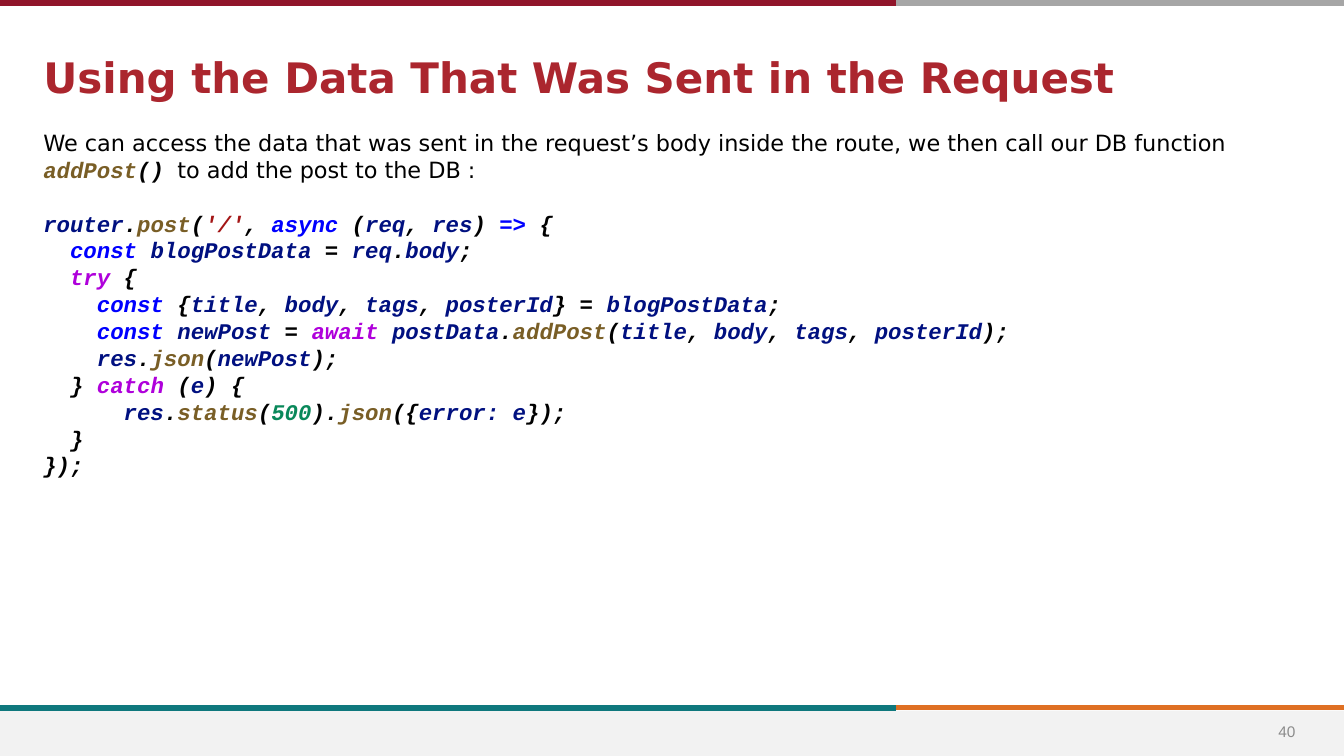
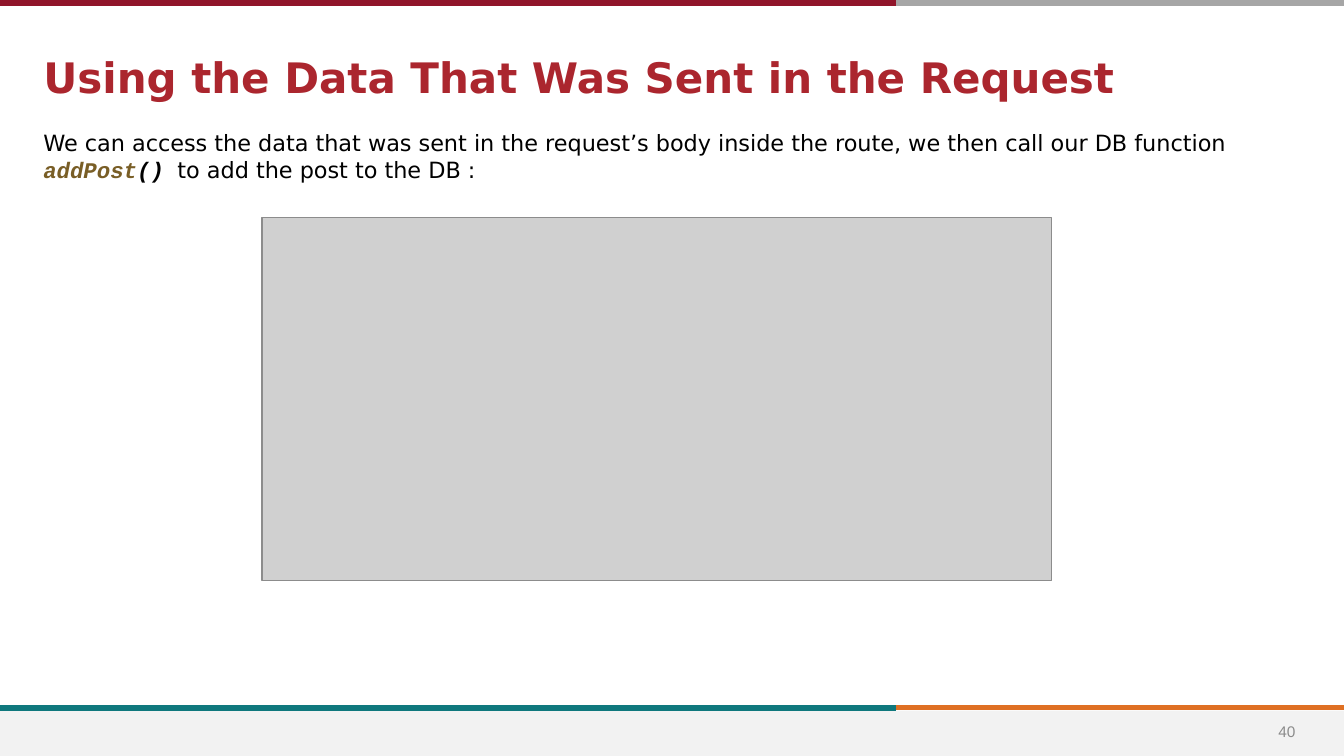
Before and after one commit to stevens-cs546-cs554/CS-546, a slide deck: slide 40 of lecture_06/API Development and Intermediate MongoDB.pptx. Drawn at 1344x756 pixels with LibreOffice and Linux fonts; fonts in the diff are those of the drawing; grey boxes stand for pictures; background and template pictures are left out. Boxes give left, top, right and bottom in pixels: in the first picture for what was removed or moved away, otherwise in the second. Text is boxed around its words. In the diff, an @@ line names an element or a change of style, - is before the commit and + after.

Commit message:
updated lecture slides for lecture 6

```diff
--- a/lecture_06/API Development and Intermediate MongoDB.pptx
+++ b/lecture_06/API Development and Intermediate MongoDB.pptx
@@ text at [43,215,1009,425]: paragraphs removed @@
-router.post('/', async (req, res) => {
-const blogPostData = req.body;
-try {
-const {title, body, tags, posterId} = blogPostData;
-const newPost = await postData.addPost(title, body, tags, posterId);
-res.json(newPost);
-} catch (e) {
-res.status(500).json({error: e});
-}
-});
@@ picture added at [262,218,1052,581] @@
```
Also in this commit, not shown: 1 other file.
